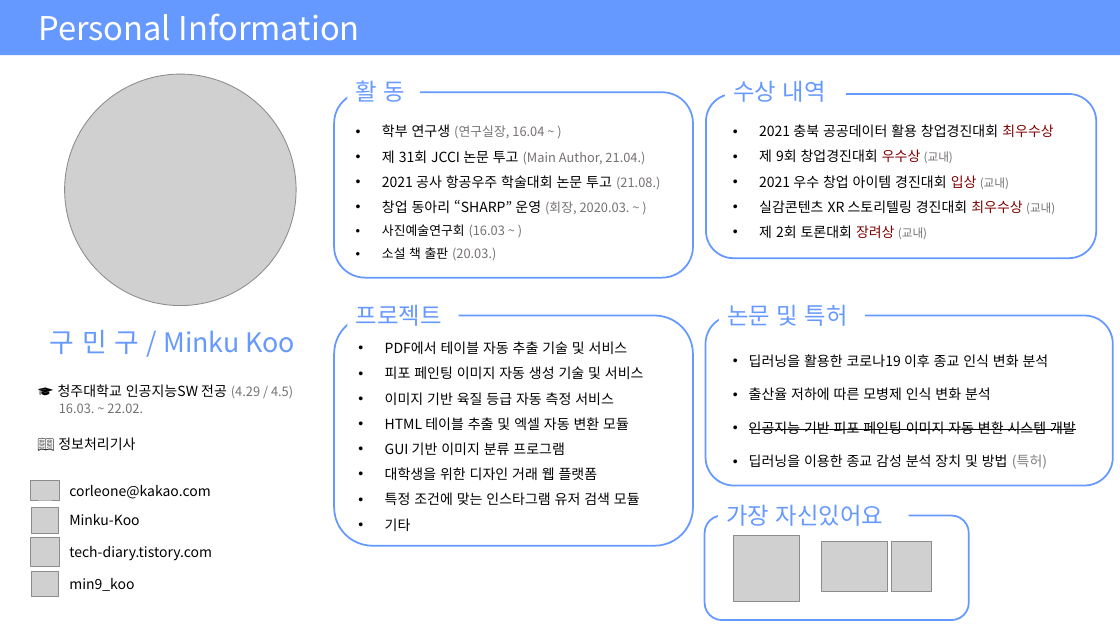
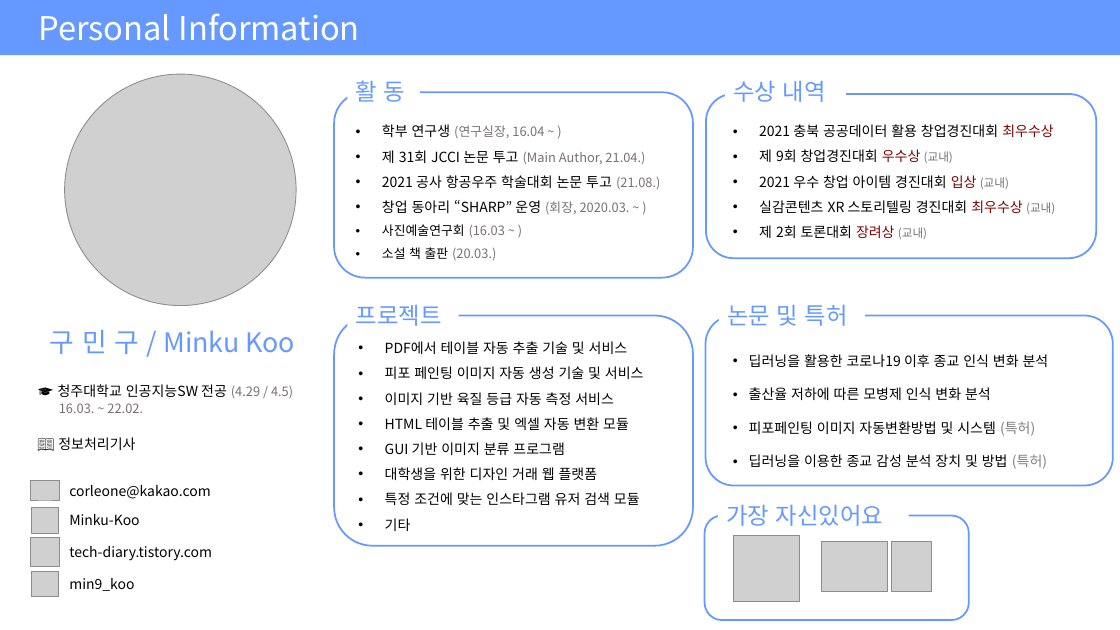
Before and after one commit to Minku-Koo/Minku-Koo, a slide deck: slide 2 of Portfolio2021.pptx. Drawn at 1120x630 pixels with LibreOffice and Linux fonts; fonts in the diff are those of the drawing; grey boxes stand for pictures. Boxes give left, top, right and bottom in pixels: in the first picture for what was removed or moved away, otherwise in the second. Text is boxed around its words. In the diff, an @@ line names an element or a change of style, - is before the commit and + after.

```diff
--- a/Portfolio2021.pptx
+++ b/Portfolio2021.pptx
@@ text at (x1=749, y1=421, x2=1035, y2=436): text changed @@
-• 인공지능 기반 피포 페인팅 이미지 자동 변환 시스템 개발
+• 피포페인팅 이미지 자동변환방법 및 시스템 (특허)
```
Also in this commit, not shown: 1 other slide changed.
